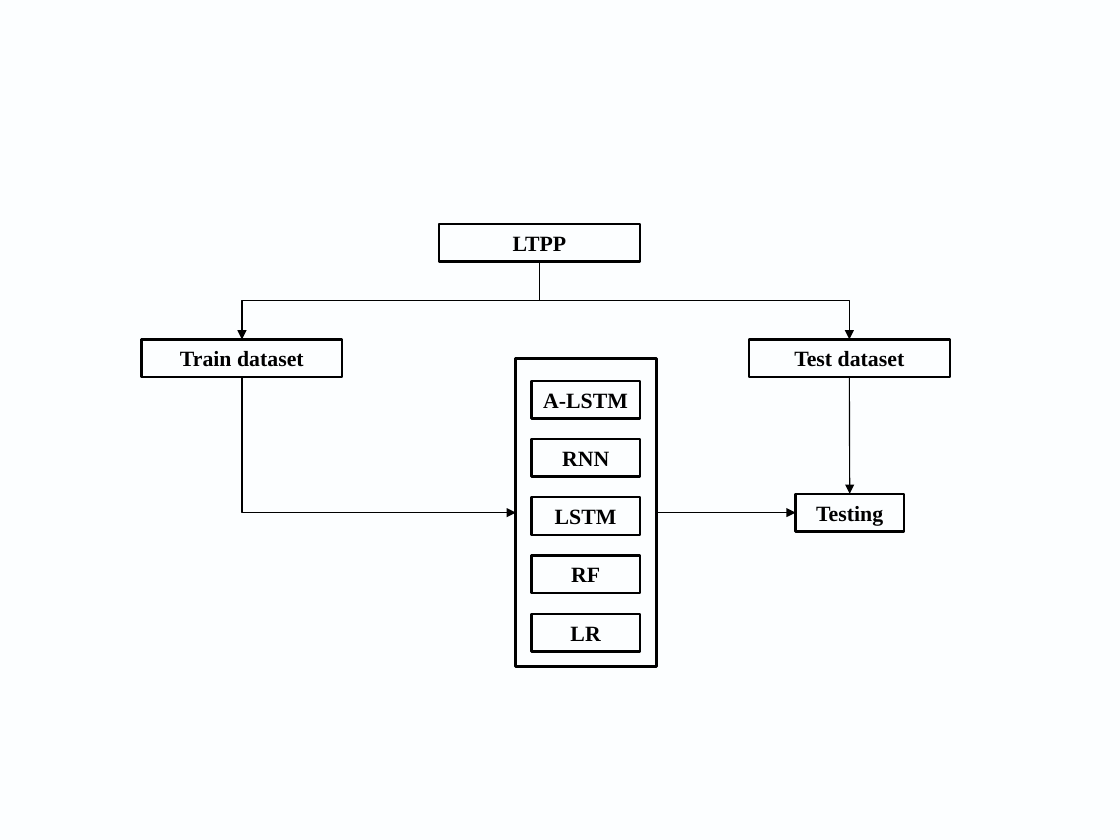
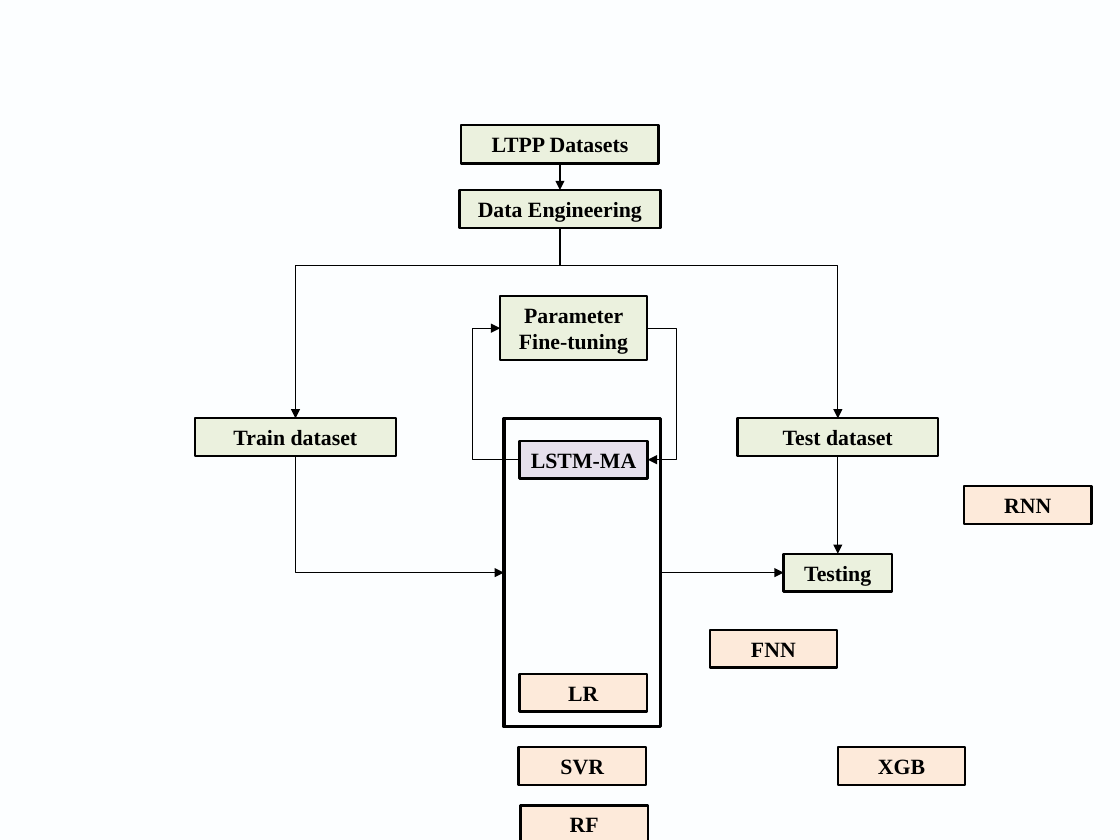
Before and after one commit to tjboise/RNN, a slide deck: slide 1 of Paper/untitled slide.pptx. Drawn at 1120x840 pixels with LibreOffice and Linux fonts; fonts in the diff are those of the drawing. Boxes give left, top, right and bottom in pixels: in the first picture for what was removed or moved away, otherwise in the second. Text is boxed around its words. In the diff, an @@ line names an element or a change of style, - is before the commit and + after.

```diff
--- a/Paper/untitled slide.pptx
+++ b/Paper/untitled slide.pptx
@@ fill none to #EBF1DE in 4 elements at (784, 553, 893, 591), (737, 418, 937, 456), (195, 418, 395, 456), (461, 125, 659, 164) @@
@@ rectangle "LTPP Datasets": place and size @@
-rectangle "LTPP Datasets" at (439, 224, 640, 262)
+rectangle "LTPP Datasets" at (461, 125, 659, 164)
@@ text in rectangle at (492, 137, 629, 153): text changed @@
-LTPP
+LTPP Datasets
@@ arrow added from (560, 164) to (560, 190), #000000 0.75 pt @@
@@ rectangle added at (459, 190, 660, 228), fill #EBF1DE, outline #000000 1.5 pt, 14 pt, text #000000, bold @@
+Data Engineering
@@ elbow arrow moved from (540, 262) - (242, 339) to (560, 227) - (296, 418) @@
@@ elbow arrow moved from (540, 262) - (849, 339) to (560, 227) - (838, 418) @@
@@ rectangle added at (501, 296, 647, 360), fill #EBF1DE, outline #000000 1.5 pt, 14 pt, text #000000, bold @@
+Parameter Fine-tuning
@@ elbow arrow added from (520, 459) to (501, 328), #000000 0.75 pt @@
@@ elbow arrow added from (647, 328) to (647, 459), #000000 0.75 pt @@
@@ rectangle "Train dataset": place and size @@
-rectangle "Train dataset" at (141, 339, 342, 377)
+rectangle "Train dataset" at (195, 418, 395, 456)
@@ rectangle: place and size @@
-rectangle at (516, 358, 657, 668)
+rectangle at (504, 418, 661, 727)
@@ rectangle "Test dataset": place and size @@
-rectangle "Test dataset" at (749, 339, 950, 377)
+rectangle "Test dataset" at (737, 418, 937, 456)
@@ rectangle "LSTM-MA": place and size @@
-rectangle "LSTM-MA" at (532, 381, 641, 419)
+rectangle "LSTM-MA" at (520, 441, 647, 479)
@@ rectangle "LSTM-MA" at (520, 441, 647, 479): fill none to #E6E0EC @@
@@ elbow arrow moved from (242, 377) - (516, 513) to (296, 456) - (504, 572) @@
@@ text in rectangle at (531, 453, 636, 469): text changed @@
-A-LSTM
+LSTM-MA
@@ arrow moved from (849, 377) - (850, 494) to (838, 456) - (838, 553) @@
@@ rectangle removed at (532, 497, 641, 535) @@
-LSTM
@@ rectangle "RNN": place and size @@
-rectangle "RNN" at (532, 439, 641, 477)
+rectangle "RNN" at (964, 486, 1092, 524)
@@ rectangle "Testing": place and size @@
-rectangle "Testing" at (795, 494, 904, 532)
+rectangle "Testing" at (784, 553, 893, 591)
@@ arrow moved from (657, 513) - (795, 513) to (661, 572) - (784, 572) @@
@@ rectangle added at (710, 629, 838, 668), fill #FDEADA, outline #000000 1.5 pt, 14 pt, text #000000, bold @@
+FNN
@@ rectangle "LR": place and size @@
-rectangle "LR" at (532, 614, 641, 652)
+rectangle "LR" at (520, 674, 647, 712)
@@ rectangle added at (519, 747, 646, 785), fill #FDEADA, outline #000000 1.5 pt, 14 pt, text #000000, bold @@
+SVR
@@ rectangle added at (838, 747, 965, 785), fill #FDEADA, outline #000000 1.5 pt, 14 pt, text #000000, bold @@
+XGB
@@ fill none to #FDEADA in 3 elements at (520, 674, 647, 712), (964, 486, 1092, 524), (521, 805, 648, 840) @@
@@ rectangle "RF": place and size @@
-rectangle "RF" at (532, 556, 641, 594)
+rectangle "RF" at (521, 805, 648, 840)
```
Also in this commit, not shown: 7 slides added, 10 other files.
